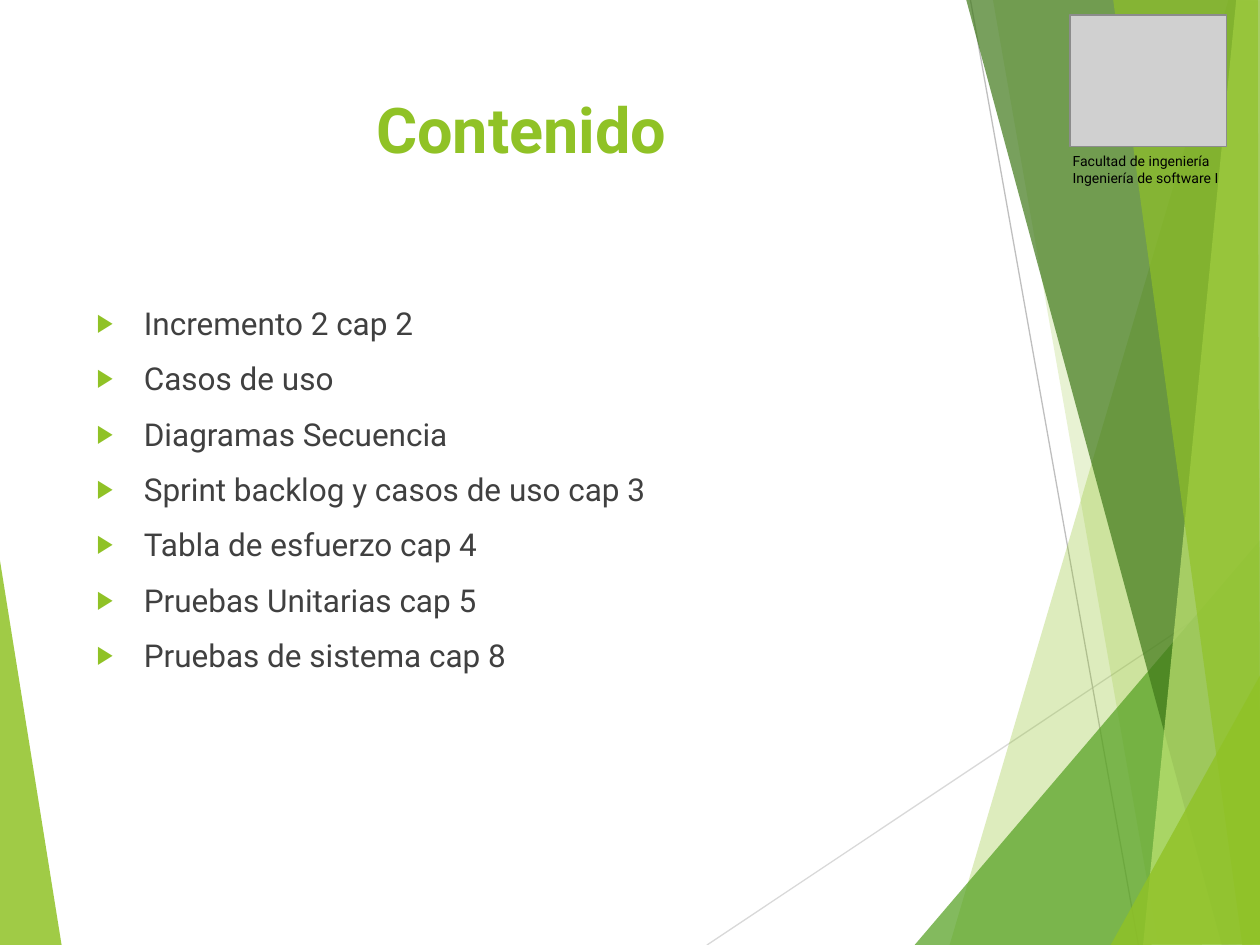
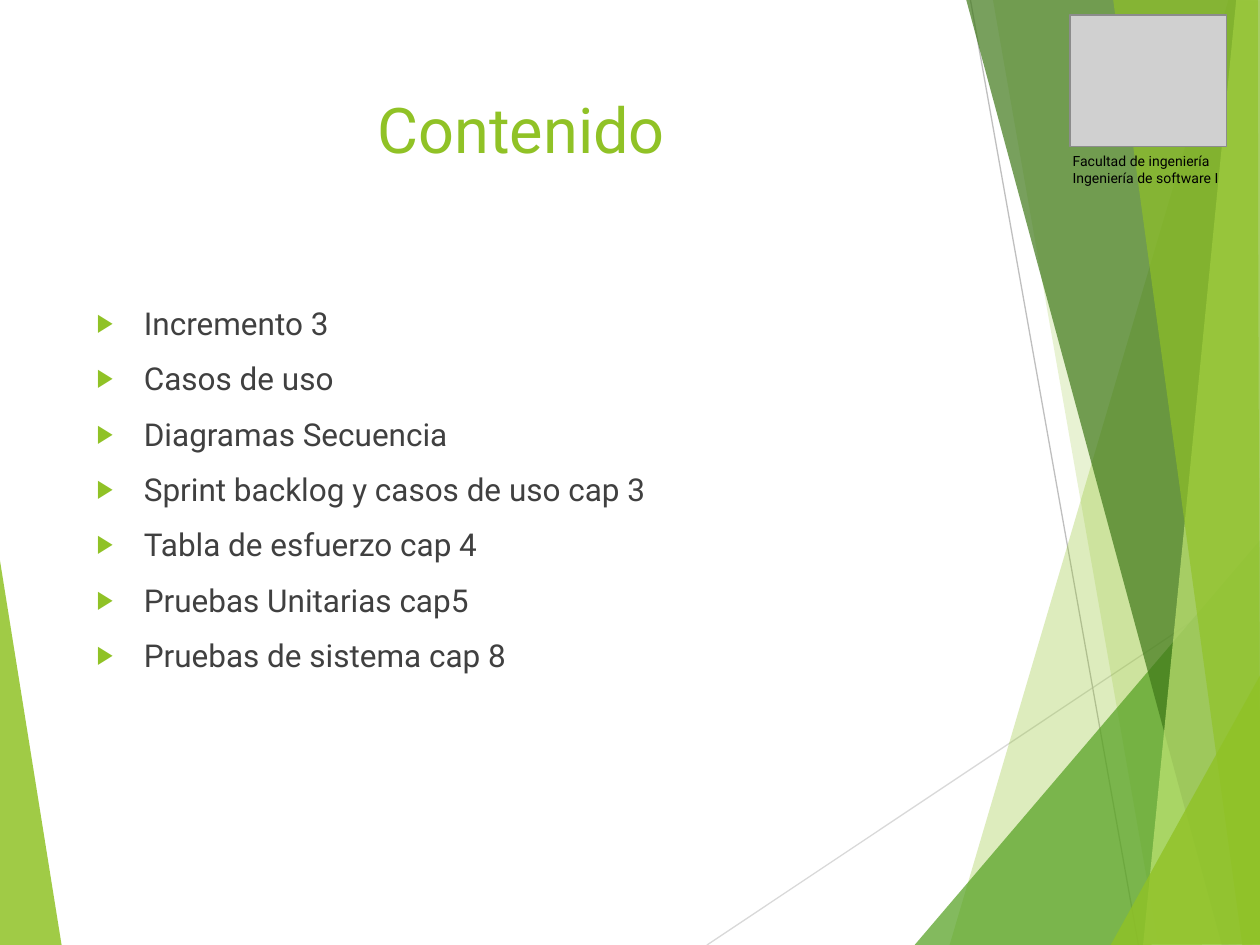
Before and after one commit to vixo23/ING-DE-SOFTWARE, a slide deck: slide 2 of INCREMENTO3/Ppt/PPt Tercer incremento scrum++.pptx. Drawn at 1260x945 pixels with LibreOffice and Linux fonts; fonts in the diff are those of the drawing; grey boxes stand for pictures. Boxes give left, top, right and bottom in pixels: in the first picture for what was removed or moved away, otherwise in the second. Text is boxed around its words. In the diff, an @@ line names an element or a change of style, - is before the commit and + after.

Commit message:
PPT incremento 3

```diff
--- a/INCREMENTO3/Ppt/PPt Tercer incremento scrum++.pptx
+++ b/INCREMENTO3/Ppt/PPt Tercer incremento scrum++.pptx
@@ title "Contenido" at (378,105,665,154): bold off @@
@@ text at (144,312,329,336): text changed @@
-▶ Incremento 2 cap 2
+▶ Incremento 3
@@ text at (144,366,645,674): alignment justified to left @@
@@ text at (144,588,469,619): text changed @@
-▶ Pruebas Unitarias cap 5
+▶ Pruebas Unitarias cap5
```
Also in this commit, not shown: 9 other slides changed, 1 slide added, 1 slide removed.
